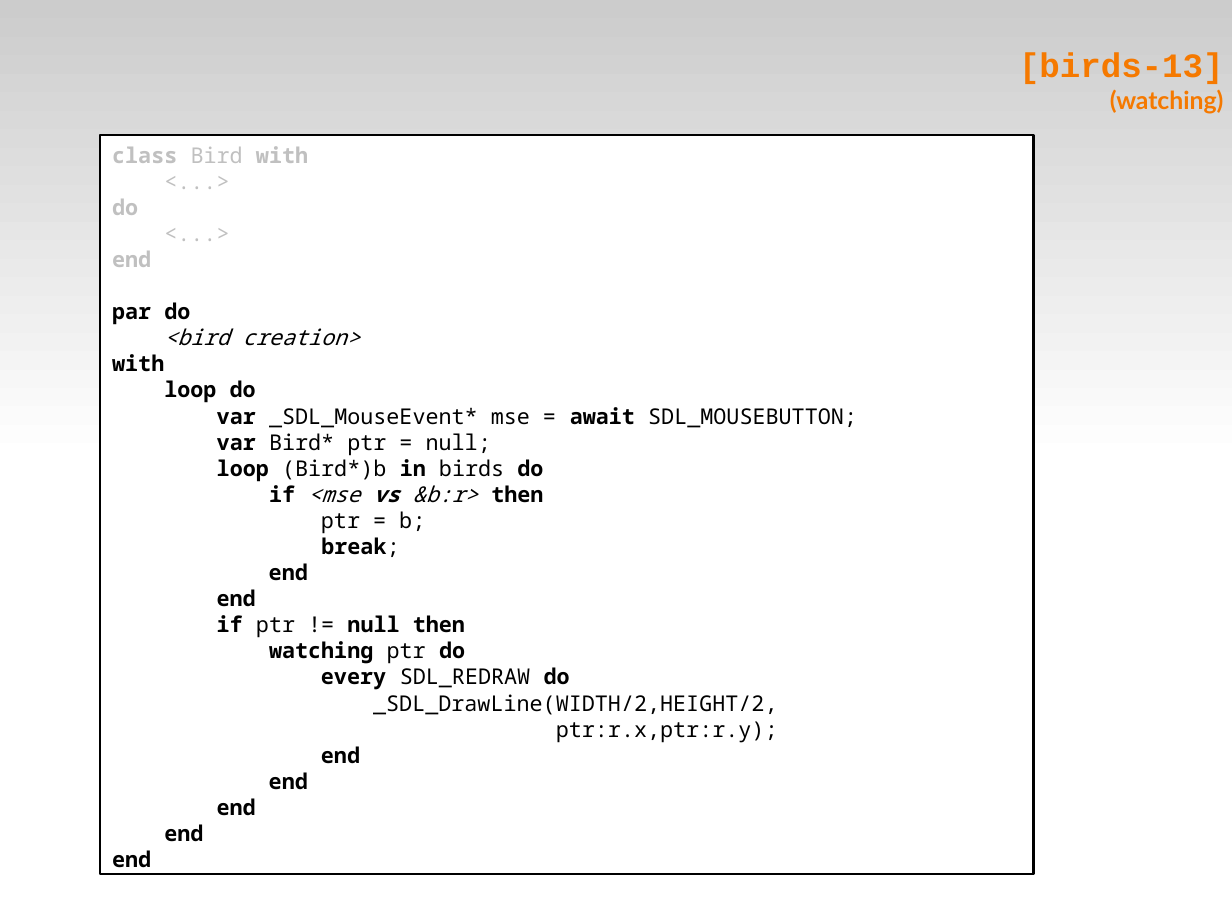
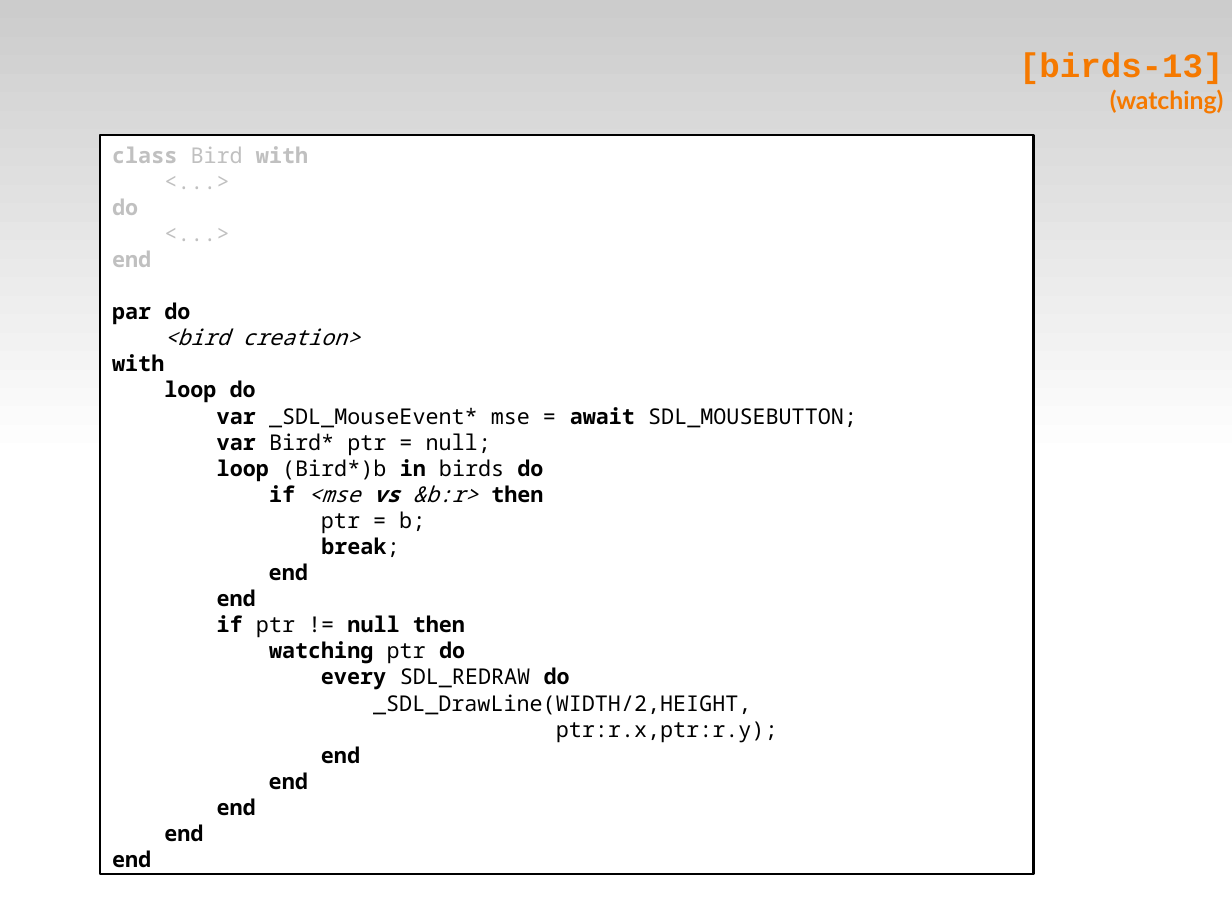
Before and after one commit to fsantanna-no/ceu-docs, a slide deck: slide 27 of ceu_stl.odp. Drawn at 1232x924 pixels with LibreOffice and Linux fonts; fonts in the diff are those of the drawing. Boxes give left, top, right and bottom in pixels: in the first picture for what was removed or moved away, otherwise in the second. Text is boxed around its words. In the diff, an @@ line names an element or a change of style, - is before the commit and + after.

```diff
--- a/ceu_stl.odp
+++ b/ceu_stl.odp
@@ text in rectangle at bbox=[373, 694, 751, 715]: text changed @@
-_SDL_DrawLine(WIDTH/2,HEIGHT/2,
+_SDL_DrawLine(WIDTH/2,HEIGHT,
```
Also in this commit, not shown: 8 other slides changed, 2 slides added, 1 slide removed, 3 other files.
